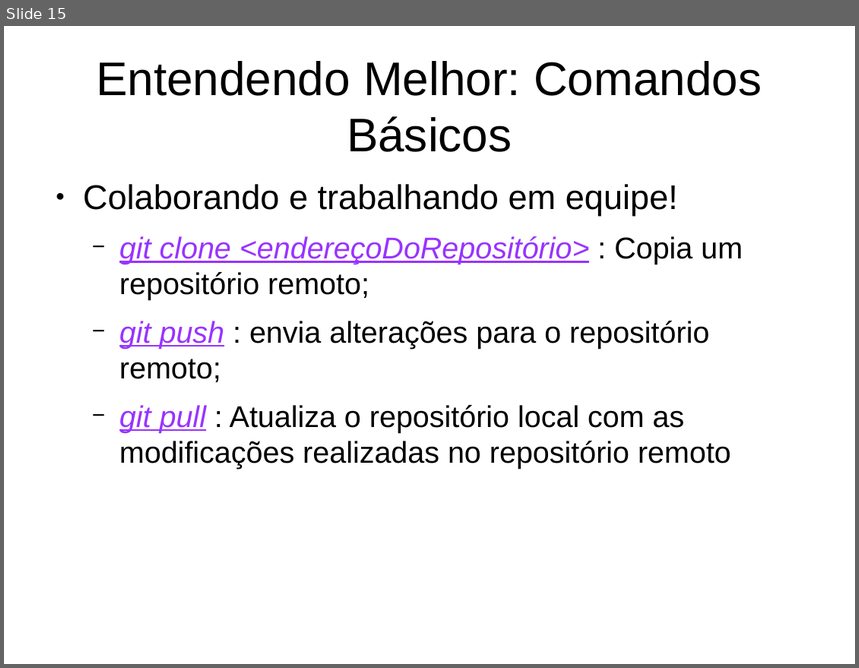
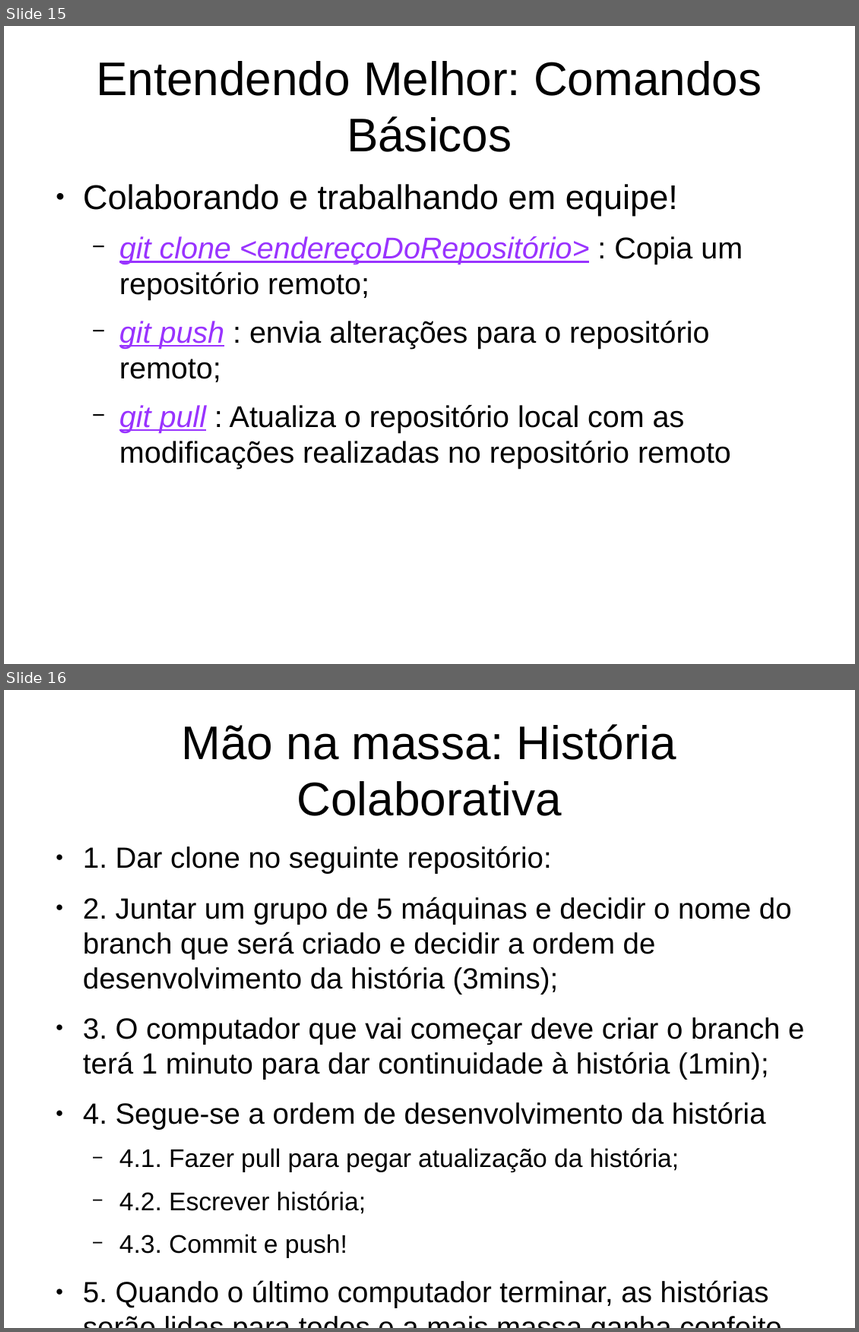
Before and after one commit to LucasElArruda/treinamento_git, a slide deck: capacita_git.odp. Shown one above the other, each under a label of ours: slide 15 before the commit, slides 15 and 16 after it. The pictures are 859x668 and 859x1332 pixels, drawn with LibreOffice and Linux fonts; fonts in the diff are those of the drawing. Boxes give left, top, right and bottom in pixels: in the first picture for what was removed or moved away, otherwise in the second. Text is boxed around its words. In the diff, an @@ line names an element or a change of style, - is before the commit and + after.

Commit message:
Conclui atividade da história

```diff
--- a/capacita_git.odp
+++ b/capacita_git.odp
@@ slide 16 added at (x1=4, y1=690, x2=855, y2=1328), background #FFFFFF @@
@@ title added at (x1=182, y1=724, x2=677, y2=816), 44 pt, text #000000 @@
+Mão na massa: História Colaborativa
@@ text added at (x1=83, y1=846, x2=804, y2=1309), 27.2 pt, text #000000 @@
+● 1. Dar clone no seguinte repositório:
+● 2. Juntar um grupo de 5 máquinas e decidir o nome do branch que será criado e decidir a ordem de desenvolvimento da história (3mins);
+● 3. O computador que vai começar deve criar o branch e terá 1 minuto para dar continuidade à história (1min);
+● 4. Segue-se a ordem de desenvolvimento da história
+  − 4.1. Fazer pull para pegar atualização da história;
+  − 4.2. Escrever história;
+  − 4.3. Commit e push!
+● 5. Quando o último computador terminar, as histórias serão lidas para todos e a mais massa ganha confeito.
```
Also in this commit, not shown: 1 slide changed.
